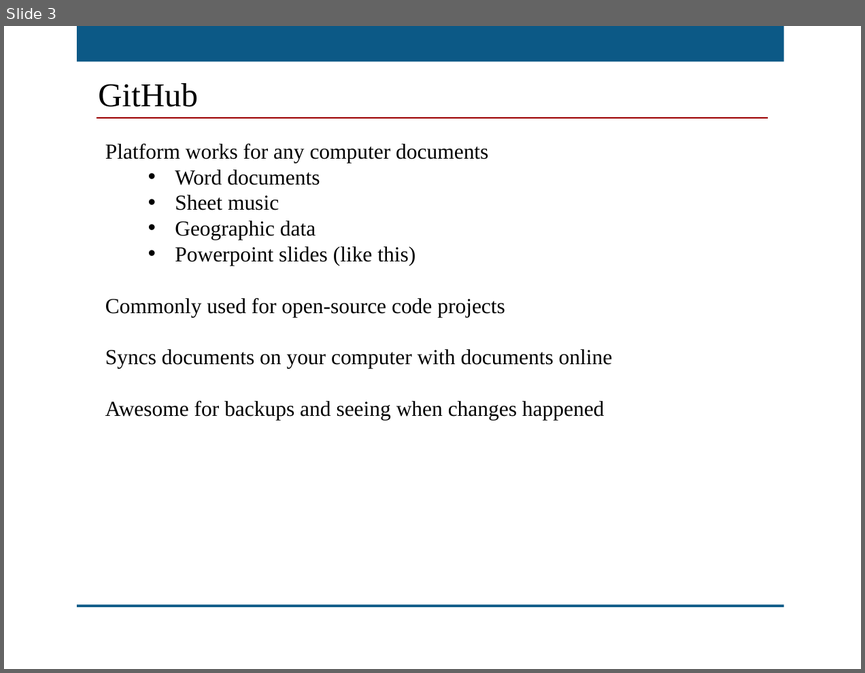
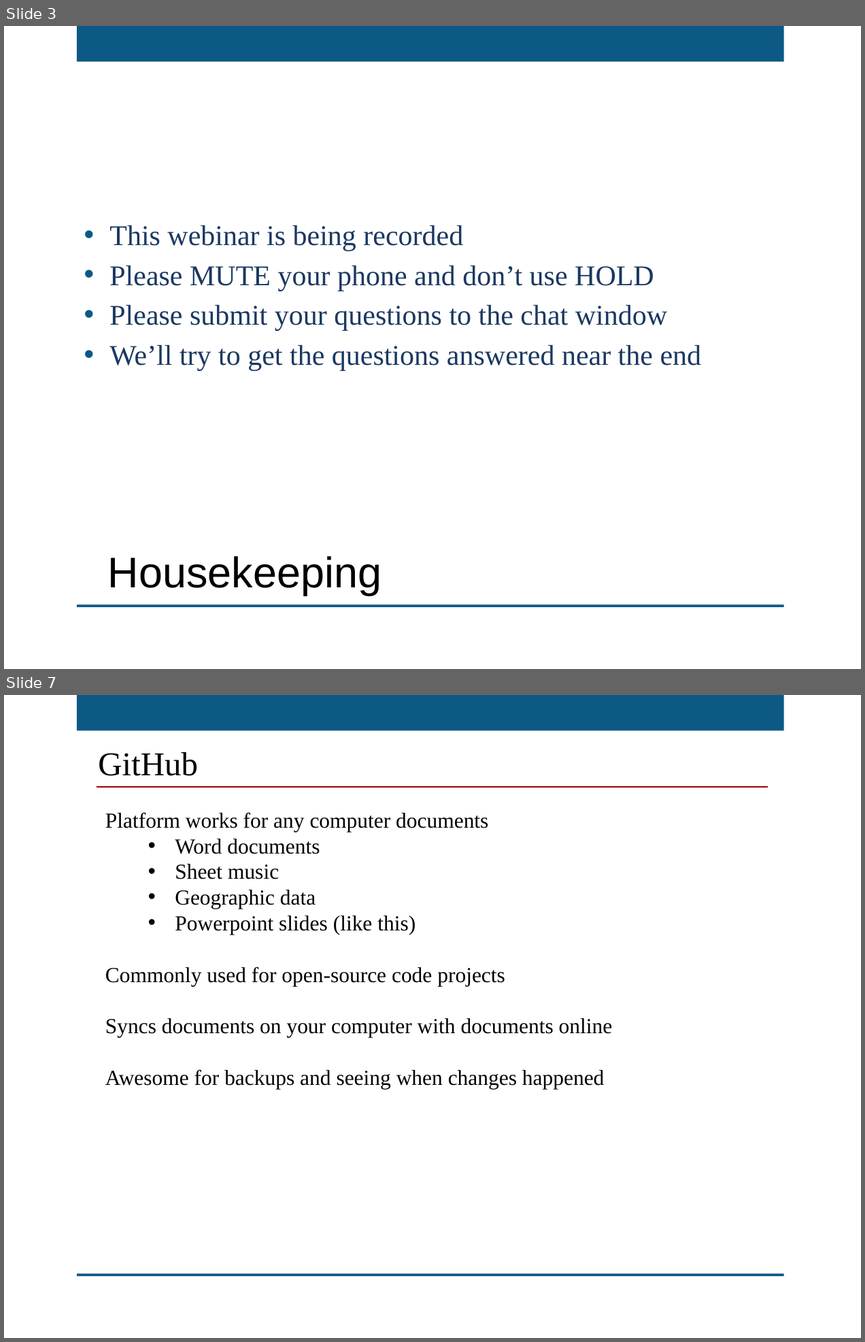
Before and after one commit to kansasgis/GithubWebinar_2015, a slide deck: MAGIC_GitHub_Webinar.pptx. Shown one above the other, each under a label of ours: slide 3 before the commit, slides 3 and 7 after it; the slides between them are not shown. The pictures are 865x673 and 865x1342 pixels, drawn with LibreOffice and Linux fonts; fonts in the diff are those of the drawing; background and template pictures are left out. Boxes give left, top, right and bottom in pixels: in the first picture for what was removed or moved away, otherwise in the second. Text is boxed around its words. In the diff, an @@ line names an element or a change of style, - is before the commit and + after.

```diff
--- a/MAGIC_GitHub_Webinar.pptx
+++ b/MAGIC_GitHub_Webinar.pptx
@@ slide 3 added at box(4, 26, 861, 669), background picture (left out); not listed: 2 template elements that a slide beside it also shows @@
@@ text added at box(109, 225, 702, 371), 24 pt, text #1B3861 @@
+• This webinar is being recorded
+• Please MUTE your phone and don’t use HOLD
+• Please submit your questions to the chat window
+• We’ll try to get the questions answered near the end
@@ text added at box(108, 556, 382, 594), 36 pt, text #000000 @@
+Housekeeping
@@ what was slide 3 is now slide 7 @@
```
Also in this commit, not shown: 2 slides changed, 3 other slides added.
